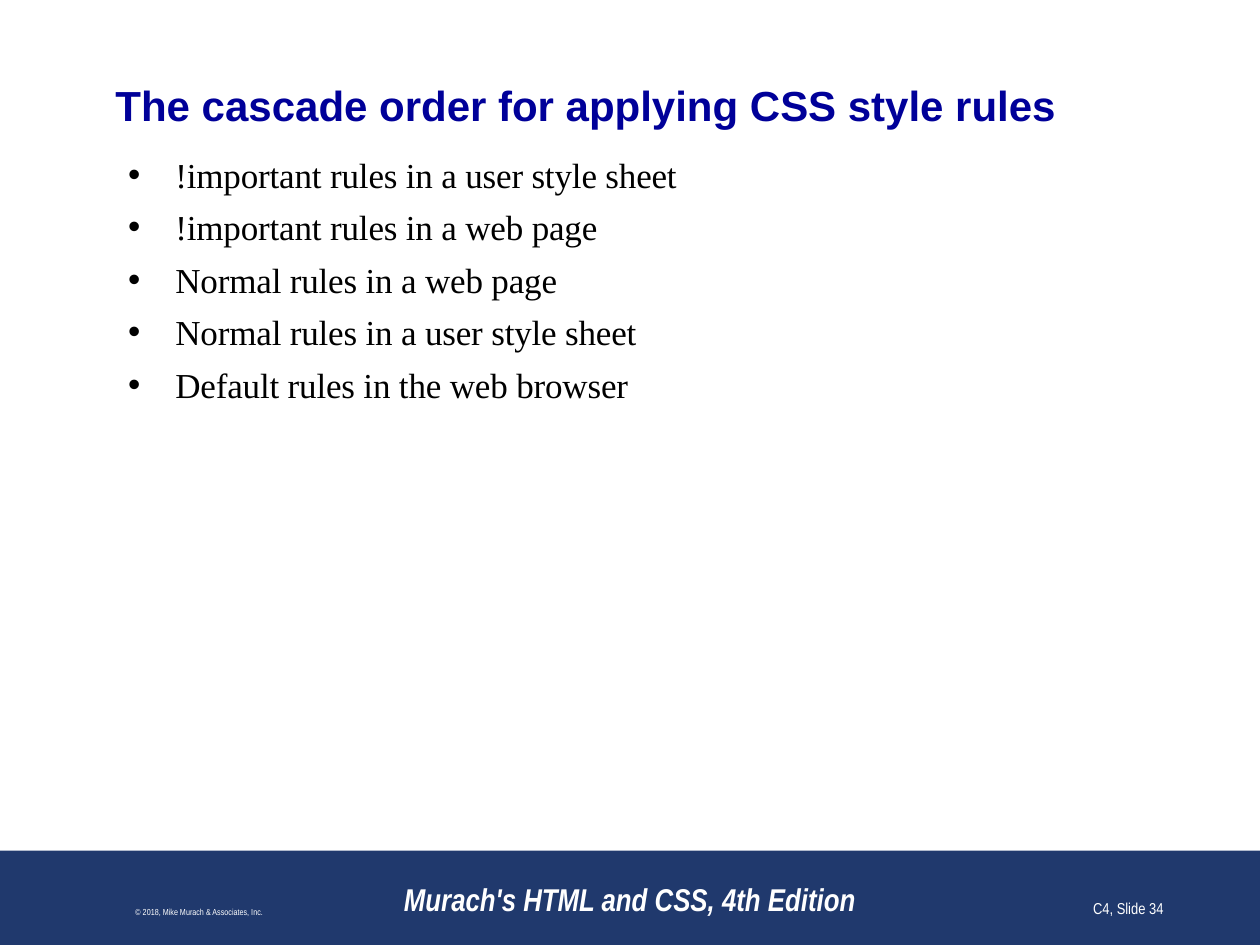
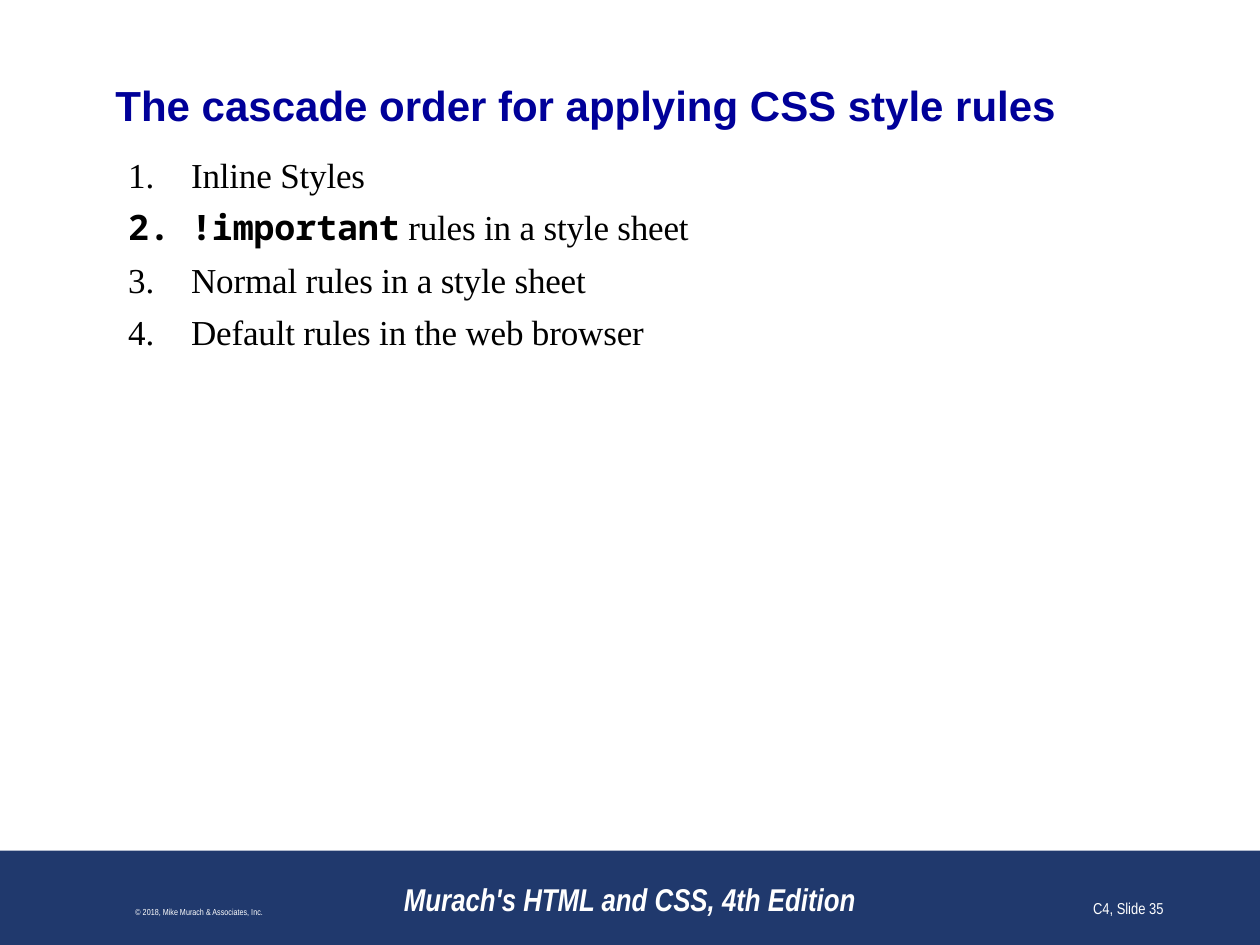
Before and after one commit to paulsmithkc/awd1000_base_lab_and_homework, a slide deck: slide 35 of murach_html_4e/slides/Chapter 4 slides (Revised).pptx (slide 34 before the commit). Drawn at 1260x945 pixels with LibreOffice and Linux fonts; fonts in the diff are those of the drawing; background and template pictures are left out. Boxes give left, top, right and bottom in pixels: in the first picture for what was removed or moved away, otherwise in the second. Text is boxed around its words. In the diff, an @@ line names an element or a change of style, - is before the commit and + after.

```diff
--- a/murach_html_4e/slides/Chapter 4 slides (Revised).pptx
+++ b/murach_html_4e/slides/Chapter 4 slides (Revised).pptx
@@ text at [191,163,688,300]: text changed @@
-• !important rules in a user style sheet
-• !important rules in a web page
-• Normal rules in a web page
-• Normal rules in a user style sheet
+1. Inline Styles
+2. !important rules in a style sheet
+3. Normal rules in a style sheet
@@ text at [191,320,644,346]: bullet • to 1. @@
@@ page number at [1093,902,1163,916]: text changed @@
-C4, Slide 34
+C4, Slide 35
```
Also in this commit, not shown: 20 other slides changed, 1 slide added, 5 slides removed.
